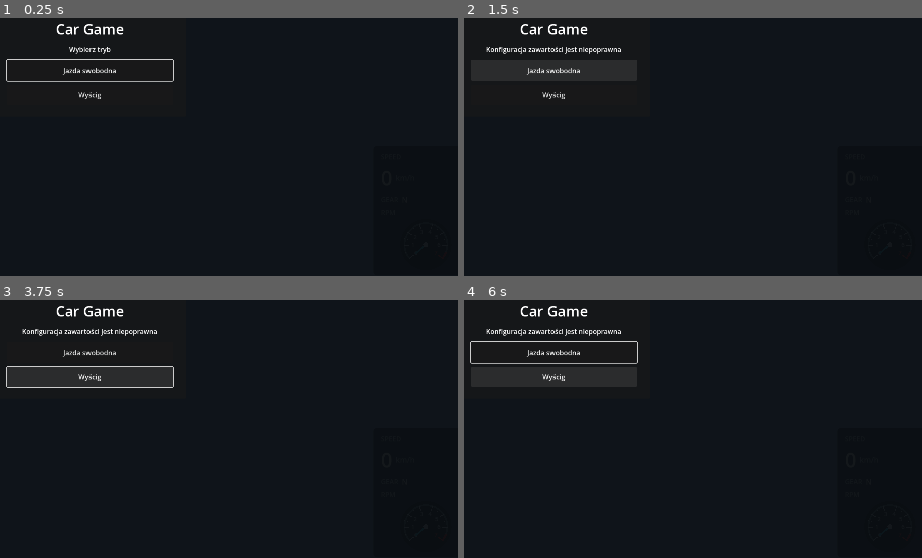
Above: before the commit, frames 1-4 (two rows, left to right).
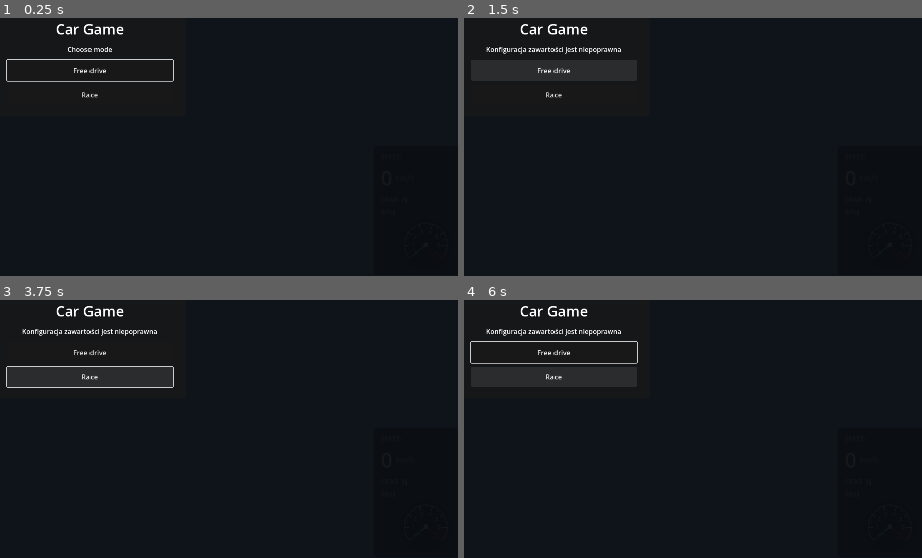
Above: after the commit, the same moments.

Repository: Dziuras98/car-game
Game: Godot game, scene res://scenes/startup.tscn
Two runs of this game, one before a commit and one after it. Both use one fixed random seed, a clock stepped at 60 frames per second and the inputs below.
Inputs (mouse positions are in pixels of both pictures, inside the frame that each line leads up to):
- Up to frame 1 (0.25 s): no input
- Up to frame 2 (1.5 s): click (555, 69) at 0.5 s, where only the run before the commit has a clickable "Jazda swobodna"; click (555, 69) at 1.25 s, where only the run after the commit has a clickable "Free drive"
- Up to frame 3 (3.75 s): click (91, 377) at 2 s, where only the run before the commit has a clickable "Wyścig"; click (91, 377) at 2.75 s, where only the run after the commit has a clickable "Race"; tap Enter at 3.5 s; hold Right (steer-right) from 3.53 s (still down); hold C (camera-back) from 3.53 s (still down)
- Up to frame 4 (6 s): tap R (reset-car) at 4.25, 5, 5.75 s; release Right (steer-right) at 4.28 s; release C (camera-back) at 4.28 s; hold Down (brake) 4.28-5.03 s; tap T (switch-car) at 4.35, 5.85 s; hold Right (steer-right) 5.03-5.78 s; hold C (camera-back) 5.03-5.78 s; hold Up (accelerate) from 5.78 s (still down)

The runs differ from the first frame. In frame 1, 0.3% of the frame differs, in the area x 13-26%, y 11-32%; in frame 2, 0.2%; in frame 3, 0.2%; in frame 4, 0.2%.

Commit message:
Register Polish and English translation catalogs

Diff:
--- a/project.godot
+++ b/project.godot
@@ -90,6 +90,11 @@
 ]
 }
 
+[internationalization]
+
+locale/translations=PackedStringArray("res://translations/pl.po", "res://translations/en.po")
+locale/fallback="pl"
+
 [physics]
 
 3d/physics_engine="Jolt Physics"
